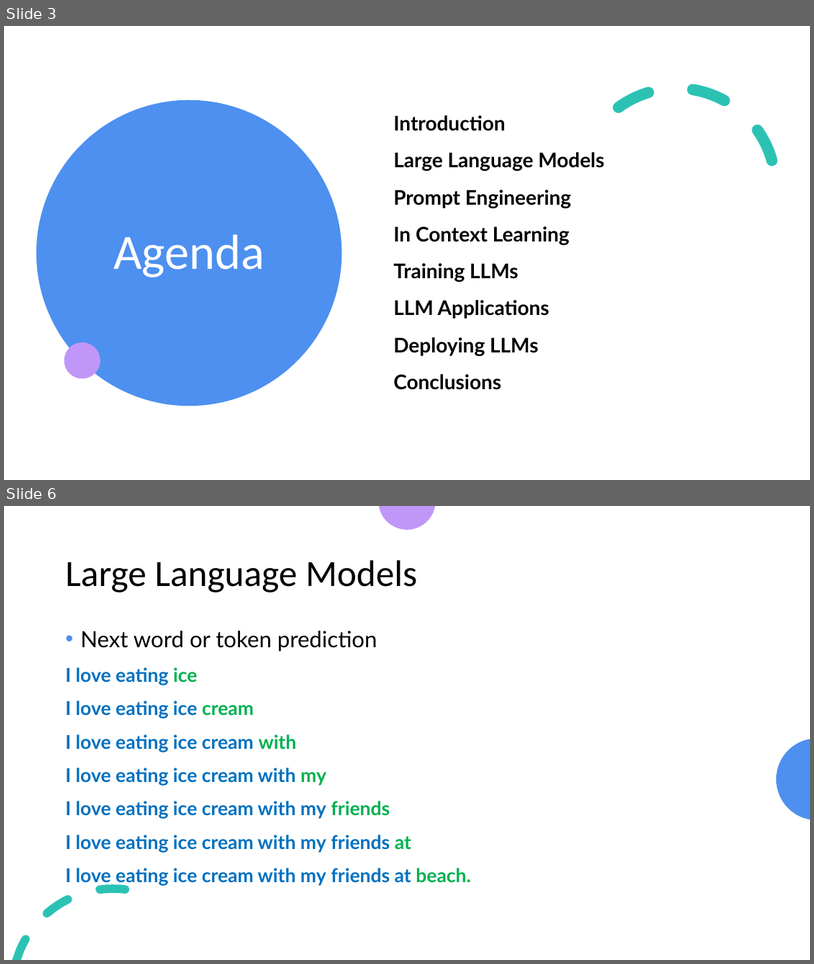
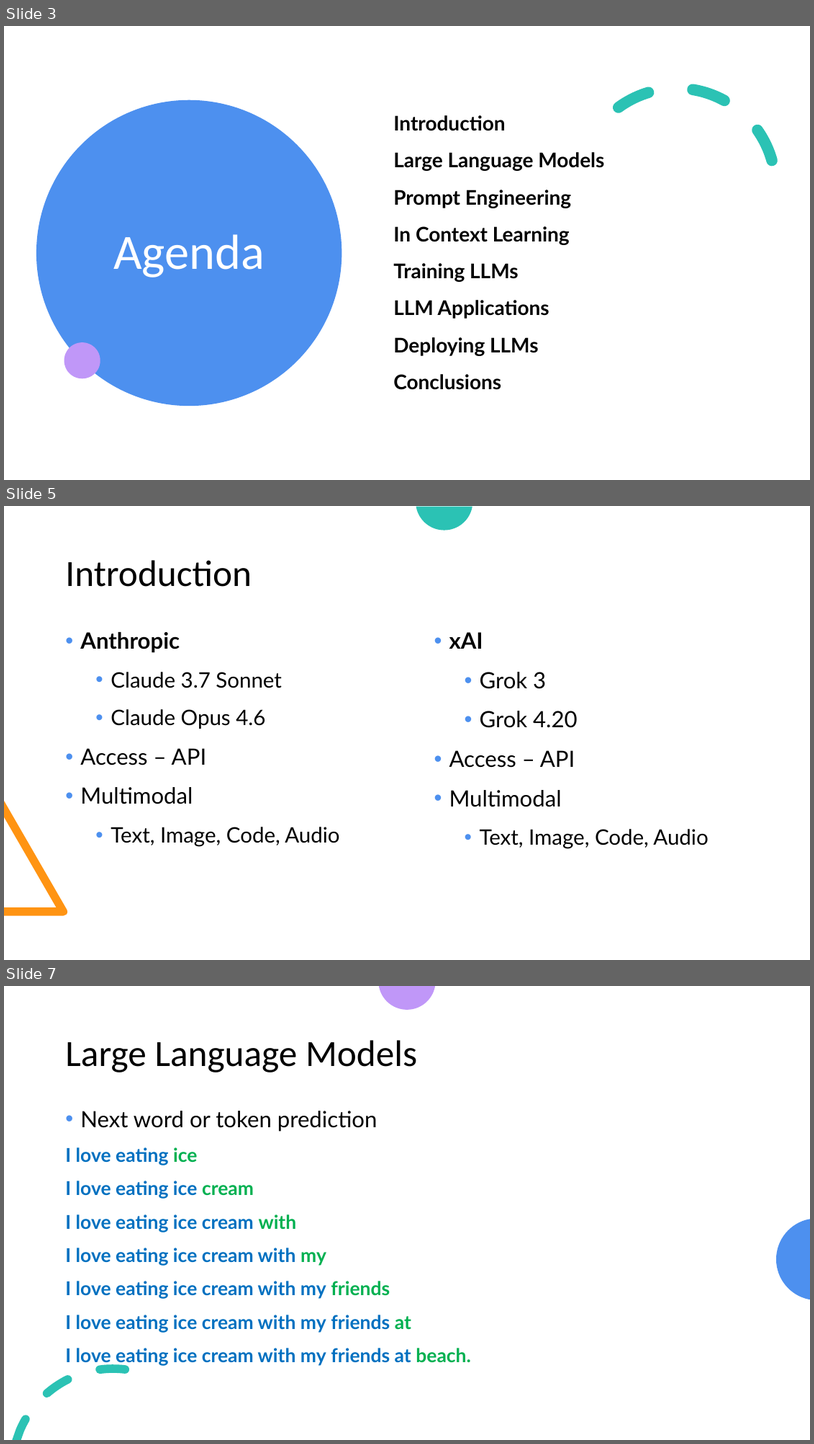
Before and after one commit to look4pritam/LargeLanguageModels, a slide deck: Presentations/LargeLanguageModels.pptx. Shown one above the other, each under a label of ours: slides 3 and 6 before the commit, slides 3, 5 and 7 after it; the slides between them are not shown. The pictures are 814x964 and 814x1444 pixels, drawn with LibreOffice and Linux fonts; fonts in the diff are those of the drawing. Boxes give left, top, right and bottom in pixels: in the first picture for what was removed or moved away, otherwise in the second. Text is boxed around its words. In the diff, an @@ line names an element or a change of style, - is before the commit and + after.

```diff
--- a/Presentations/LargeLanguageModels.pptx
+++ b/Presentations/LargeLanguageModels.pptx
@@ slide 5 added at <box>4,506,810,960</box>, background #FFFFFF @@
@@ freeform shape added at <box>416,507,473,530</box>, fill #2BC2B4 @@
@@ title added at <box>65,560,252,587</box>, 33 pt, text #000000 @@
+Introduction
@@ text added at <box>80,632,340,846</box>, 19 pt, text #000000 @@
+  • Anthropic
+    • Claude 3.7 Sonnet
+    • Claude Opus 4.6
+  • Access – API
+  • Multimodal
+    • Text, Image, Code, Audio
@@ text added at <box>450,632,708,848</box>, 20 pt, text #000000 @@
+  • xAI
+    • Grok 3
+    • Grok 4.20
+  • Access – API
+  • Multimodal
+    • Text, Image, Code, Audio
@@ freeform shape added at <box>4,800,67,916</box>, fill #FF9413 @@
@@ what was slide 6 is now slide 7 @@
```
Also in this commit, not shown: 11 slides changed.
